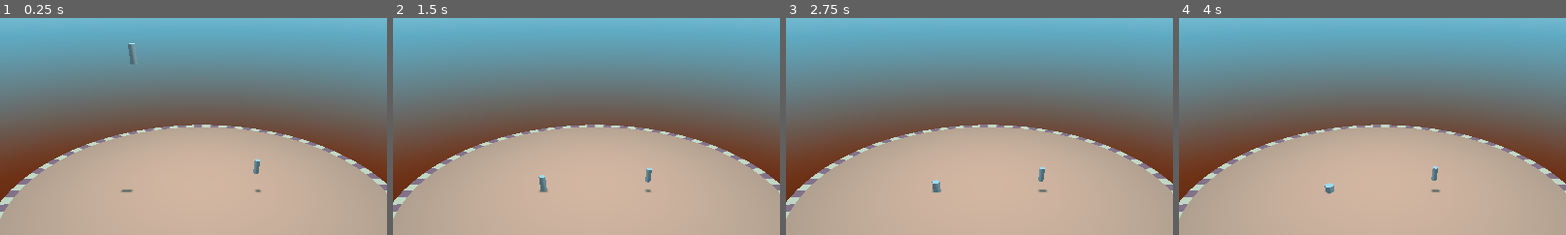
Above: before the commit, frames 1-4 (left to right).
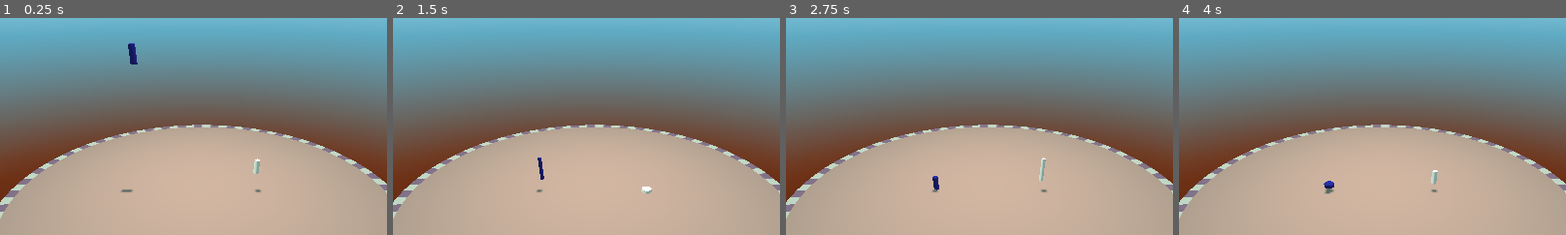
Above: after the commit, the same moments.

Repository: proximadams/Lucky-Erik-Alex-Jam-2025
Game: Godot game, scene res://World.tscn
The game is run twice, just before and just after one commit, with the same random seed, the same clock (stepped at 60 frames per second) and the same inputs.
Inputs:
- Up to frame 1 (0.25 s): no input
- Up to frame 2 (1.5 s): no input
- Up to frame 3 (2.75 s): no input
- Up to frame 4 (4 s): tap Enter at 3.5 s
The pictures show only the part of the screen within x 24-74%, y 0-50%; the shares and areas given below are measured in that part.

The runs differ from the first frame. In frame 1, 0.3% of the frame differs, in the area x 33-68%, y 11-72%; in frame 2, 0.4%, in the area x 37-67%, y 64-82%; in frame 3, 0.3%; in frame 4, 0.2%.

Commit message:
players are different colours

Diff:
--- a/Player/player.gd
+++ b/Player/player.gd
@@ -13,6 +13,7 @@
 @export var bounceVelocity = 10
 @export var jumpVelocity = 24
 @export var diveVelocity = 45
+@export var colour: Color
 
 var bounceSmall1SoundRes = load('res://SoundEffects/BounceSmall1Sound.tscn')
 
@@ -30,10 +31,15 @@
 var oldIsOnFloor = false # did we just land????
 
 @export var playerID = 0
-var MAX_GROUND_TIME = 0.2
+var MAX_GROUND_TIME = 0.1
 var MAX_STUCK_TIME = 0.5
 var currGroundTime = 0;
 var currAirTime = 0;
+
+func _ready() -> void:
+	var material = StandardMaterial3D.new()
+	material.albedo_color = colour
+	$Visuals/CSGCylinder3D.material = material
 
 func _physics_process(delta: float) -> void:
 	_set_angle()
--- a/Player/player.tscn
+++ b/Player/player.tscn
@@ -1,6 +1,7 @@
-[gd_scene load_steps=6 format=3 uid="uid://c4yjmdym54n72"]
+[gd_scene load_steps=7 format=3 uid="uid://c4yjmdym54n72"]
 
 [ext_resource type="Script" path="res://Player/player.gd" id="1_ixvv2"]
+[ext_resource type="Material" uid="uid://b0l3be0nufbxc" path="res://Player/playerMaterial.tres" id="2_plbg3"]
 
 [sub_resource type="SphereShape3D" id="SphereShape3D_bvhw4"]
 radius = 0.2
@@ -56,6 +57,7 @@
 transform = Transform3D(1, 0, 0, 0, 1, 0, 0, 0, 1, 0, 0.5, 0)
 radius = 0.2
 height = 1.0
+material = ExtResource("2_plbg3")
 
 [node name="AnimationPlayer" type="AnimationPlayer" parent="."]
 libraries = {
--- /dev/null
+++ b/Player/playerMaterial.tres
@@ -0,0 +1,3 @@
+[gd_resource type="StandardMaterial3D" format=3 uid="uid://b0l3be0nufbxc"]
+
+[resource]
--- a/World.tscn
+++ b/World.tscn
@@ -60,9 +60,11 @@
 
 [node name="Player_0" parent="." instance=ExtResource("4_eiw2n")]
 transform = Transform3D(1, 0, 0, 0, 1, 0, 0, 0, 1, 0, 10, -4)
+colour = Color(0.128822, 0.0644205, 0.391381, 1)
 
 [node name="Player_1" parent="." instance=ExtResource("4_eiw2n")]
 transform = Transform3D(1, 0, 0, 0, 1, 0, 0, 0, 1, 0, 3, 4)
+colour = Color(0.971812, 0.860267, 0.747942, 1)
 playerID = 1
 
 [node name="WorldEnvironment" type="WorldEnvironment" parent="."]
